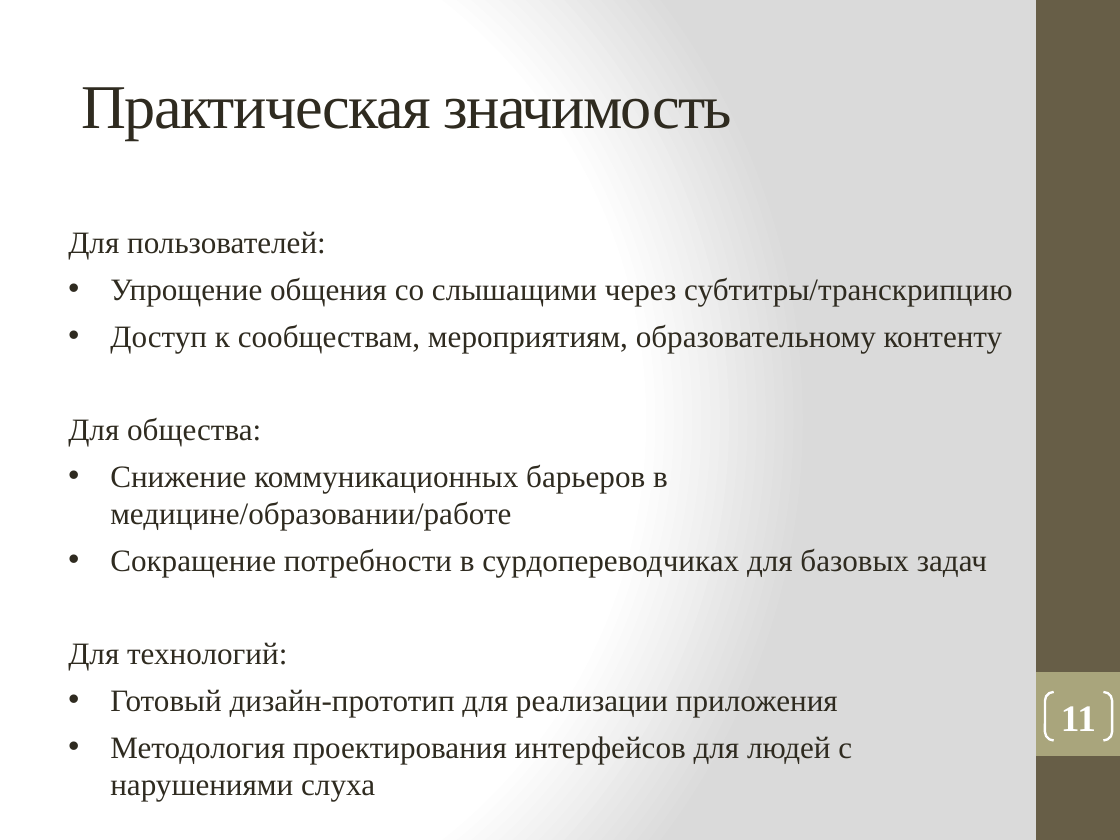
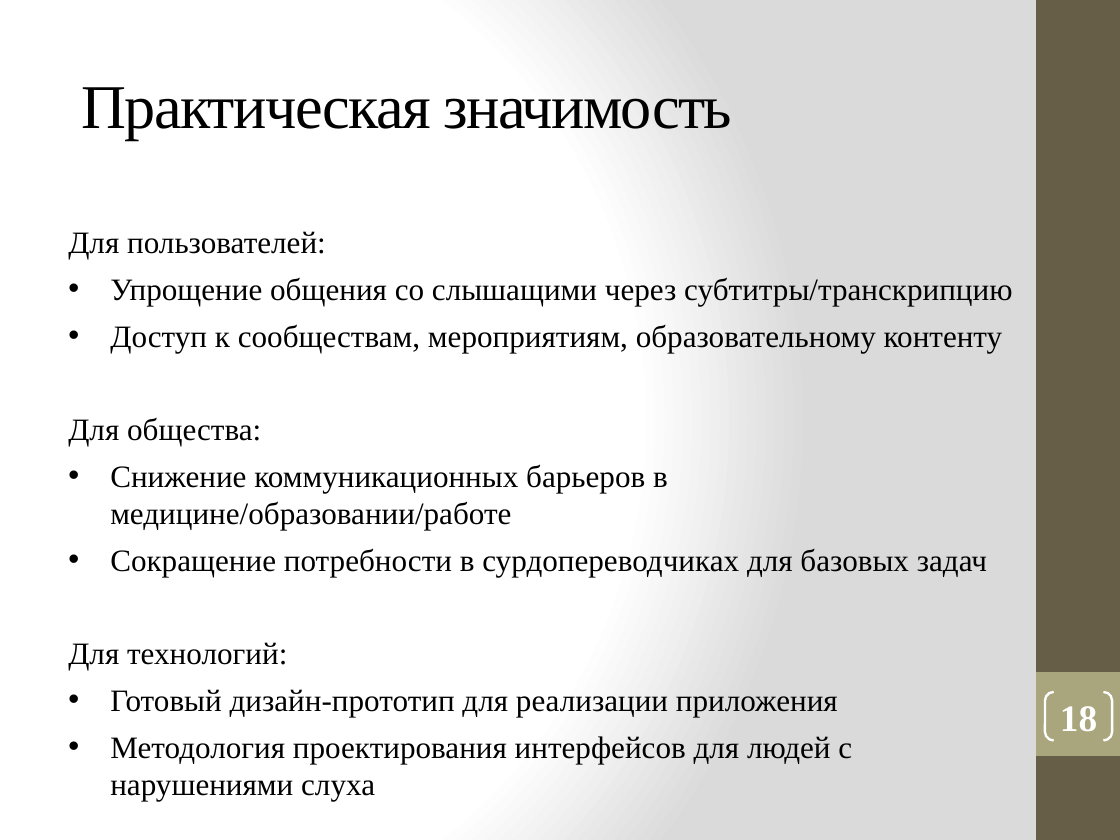
Before and after one commit to vadimgilka/DeafAndDumbPeople, a slide deck: slide 18 of Моя документация/Презентация_Панова.pptx (slide 11 before the commit). Drawn at 1120x840 pixels with LibreOffice and Linux fonts; fonts in the diff are those of the drawing. Boxes give left, top, right and bottom in pixels: in the first picture for what was removed or moved away, otherwise in the second. Text is boxed around its words. In the diff, an @@ line names an element or a change of style, - is before the commit and + after.

```diff
--- a/Моя документация/Презентация_Панова.pptx
+++ b/Моя документация/Презентация_Панова.pptx
@@ title "Практическая значимость" at bbox=[81, 87, 732, 140]: text colour #2F2B20 to #000000 @@
@@ text "Для пользователей:" at bbox=[68, 231, 1012, 801]: text colour #2F2B20 to #000000 @@
@@ page number at bbox=[1060, 706, 1097, 732]: text changed @@
-11
+18
```
Also in this commit, not shown: 4 other slides changed, 6 slides added, 3 slides removed, 1 other file.
